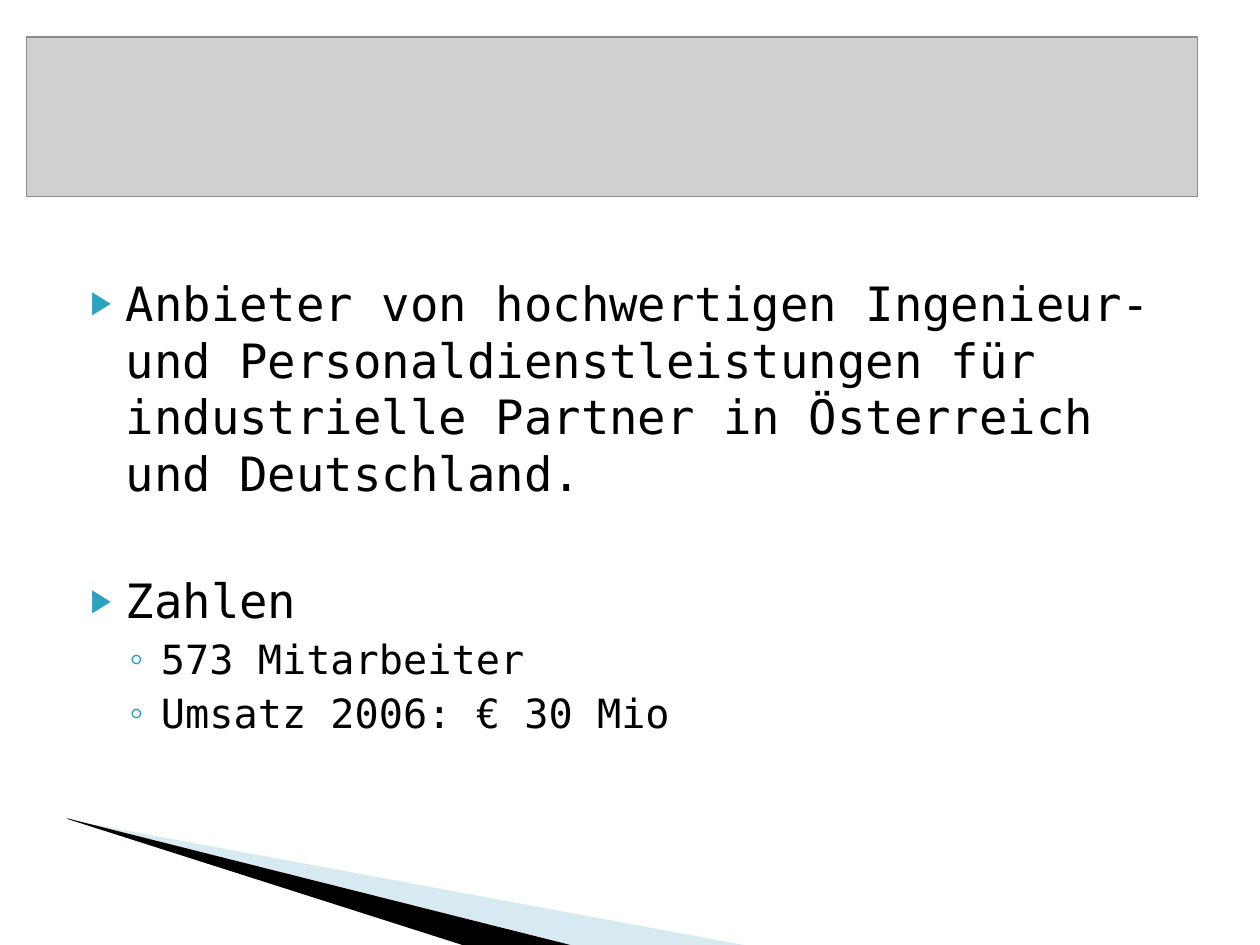
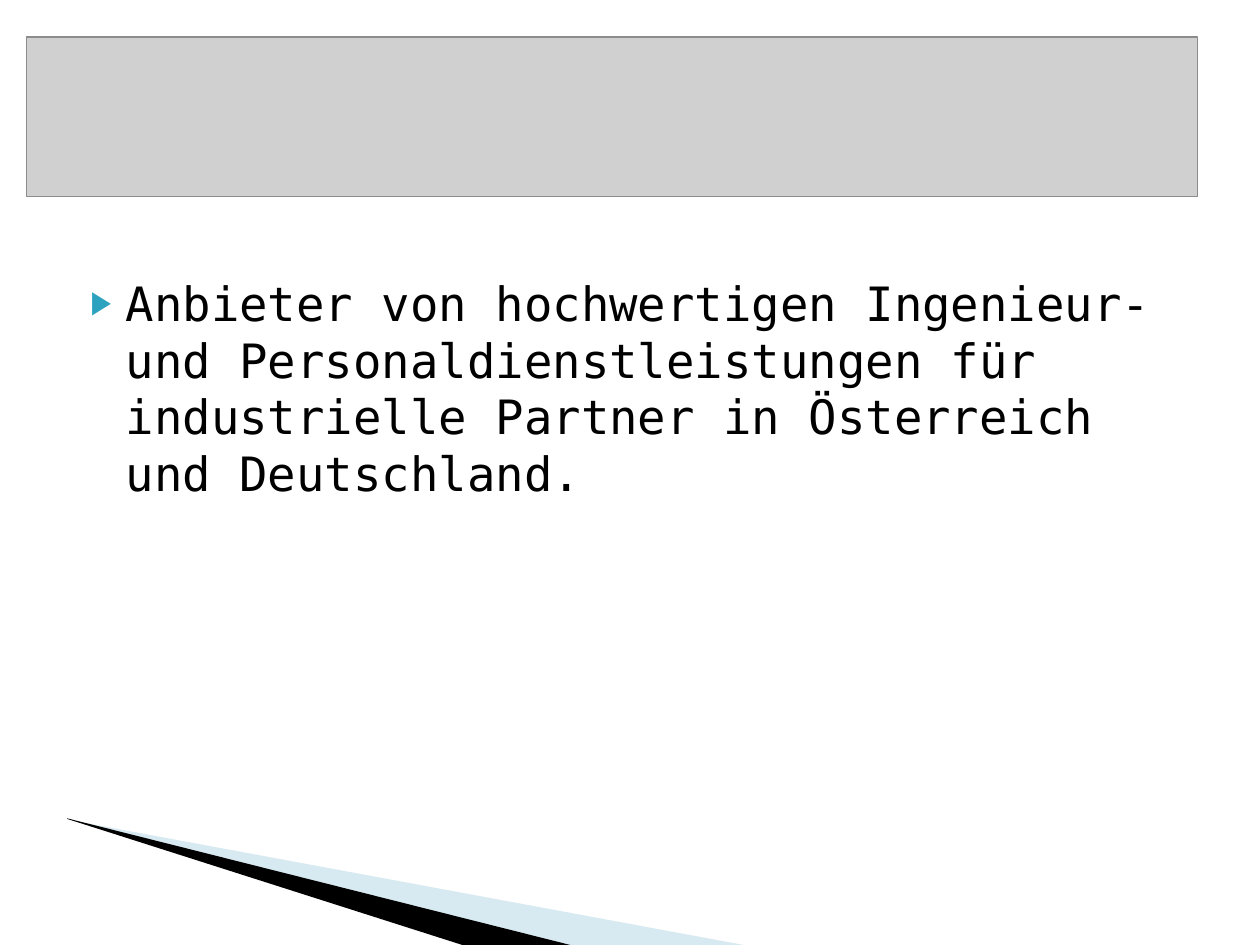
Before and after one commit to BackupTheBerlios/vacecontrolling-svn, a slide deck: slide 4 of docs/Präsentation.ppt. Drawn at 1260x945 pixels with LibreOffice and Linux fonts; fonts in the diff are those of the drawing; grey boxes stand for pictures; background and template pictures are left out. Boxes give left, top, right and bottom in pixels: in the first picture for what was removed or moved away, otherwise in the second. Text is boxed around its words. In the diff, an @@ line names an element or a change of style, - is before the commit and + after.

```diff
--- a/docs/Präsentation.ppt
+++ b/docs/Präsentation.ppt
@@ text at [126,581,670,729]: paragraphs removed @@
-▶ Zahlen
-  ◦ 573 Mitarbeiter
-  ◦ Umsatz 2006: € 30 Mio
```
Also in this commit, not shown: 1 other slide changed, 2 slides added.
